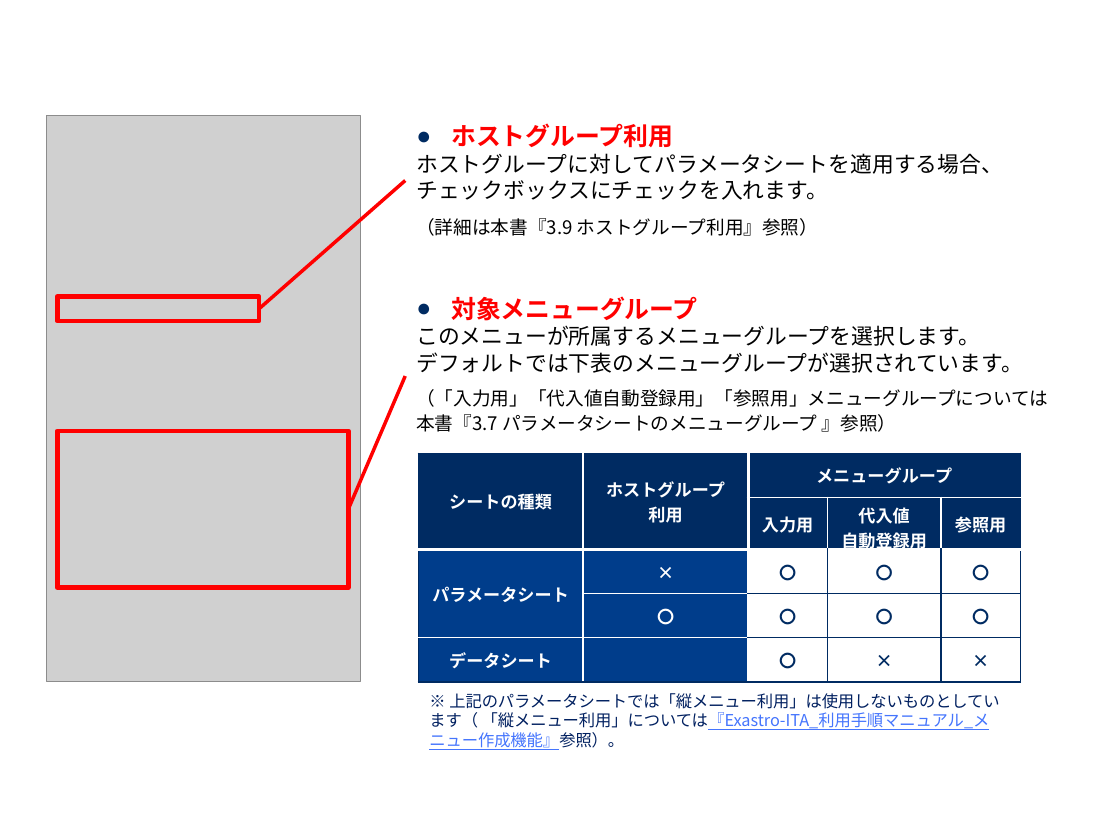
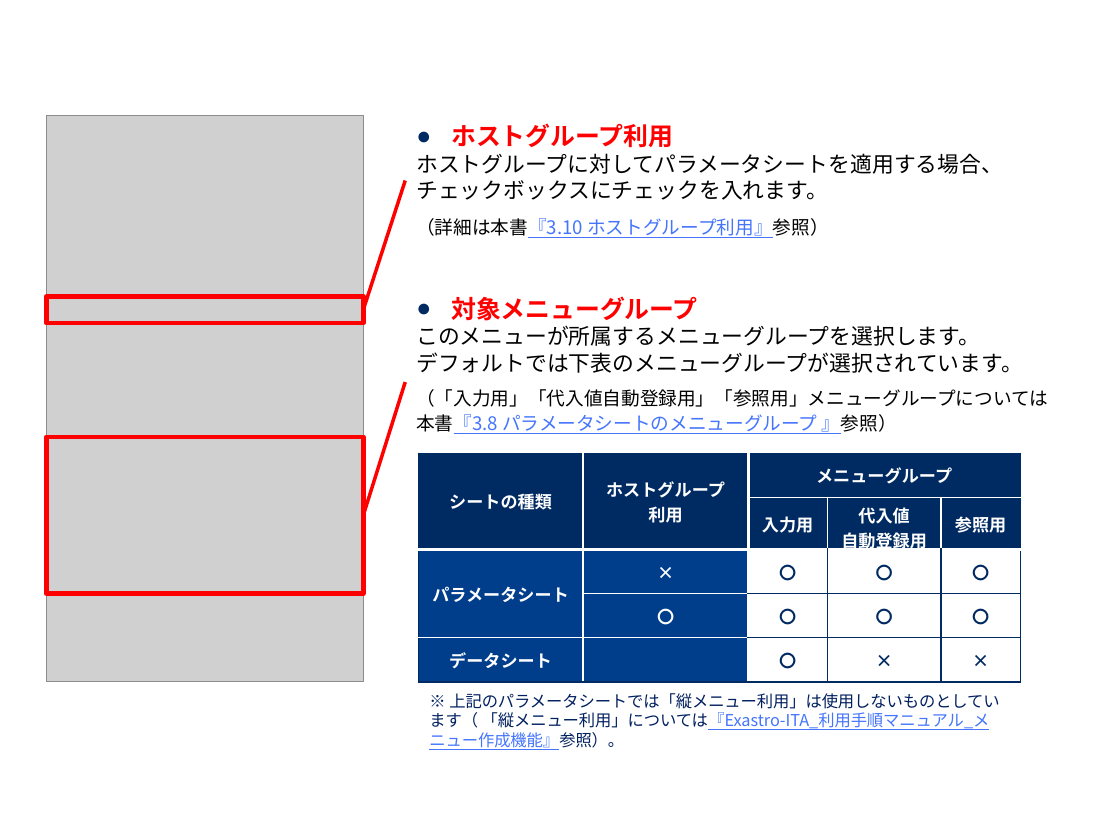
Before and after one commit to exastro-suite/it-automation-docs, a slide deck: slide 25 of asset/Learn_ja/ITA-hg-ps_classroom_lecture_ja.pptx. Drawn at 1120x840 pixels with LibreOffice and Linux fonts; fonts in the diff are those of the drawing; grey boxes stand for pictures; background and template pictures are left out. Boxes give left, top, right and bottom in pixels: in the first picture for what was removed or moved away, otherwise in the second. Text is boxed around its words. In the diff, an @@ line names an element or a change of style, - is before the commit and + after.

```diff
--- a/asset/Learn_ja/ITA-hg-ps_classroom_lecture_ja.pptx
+++ b/asset/Learn_ja/ITA-hg-ps_classroom_lecture_ja.pptx
@@ line moved from (259, 309) - (405, 180) to (363, 310) - (405, 180) @@
@@ text at [416,218,828,238]: text changed; text colour #000000 to #4575FD @@
-（詳細は本書『3.9 ホストグループ利用』参照）
+（詳細は本書『3.10 ホストグループ利用』参照）
@@ rectangle: place and size @@
-rectangle at [57,297,259,321]
+rectangle at [46,297,363,324]
@@ line moved from (348, 510) - (405, 376) to (363, 515) - (405, 382) @@
@@ text at [416,389,1048,434]: text changed @@
-（「入力用」「代入値自動登録用」「参照用」メニューグループについては本書『3.7 パラメータシートのメニューグループ 』参照）
+（「入力用」「代入値自動登録用」「参照用」メニューグループについては本書『3.8 パラメータシートのメニューグループ 』参照）
@@ rectangle: place and size @@
-rectangle at [57,431,348,588]
+rectangle at [46,437,363,594]
```
Also in this commit, not shown: 21 other slides changed, 1 slide added, 1 other file.
